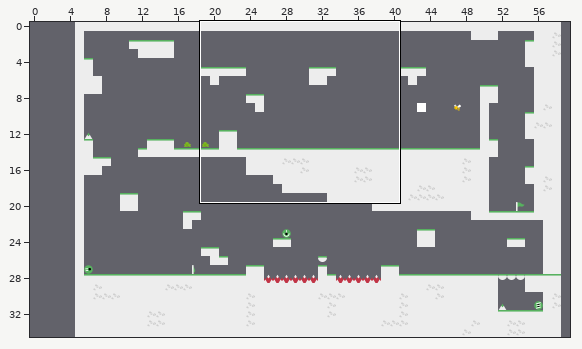
One commit to this Tiled map (JSON): cricket/assets/maps/level5.json. Above: a wide view before the commit, with the close-up outlined.
Close-up. First the earlier version:
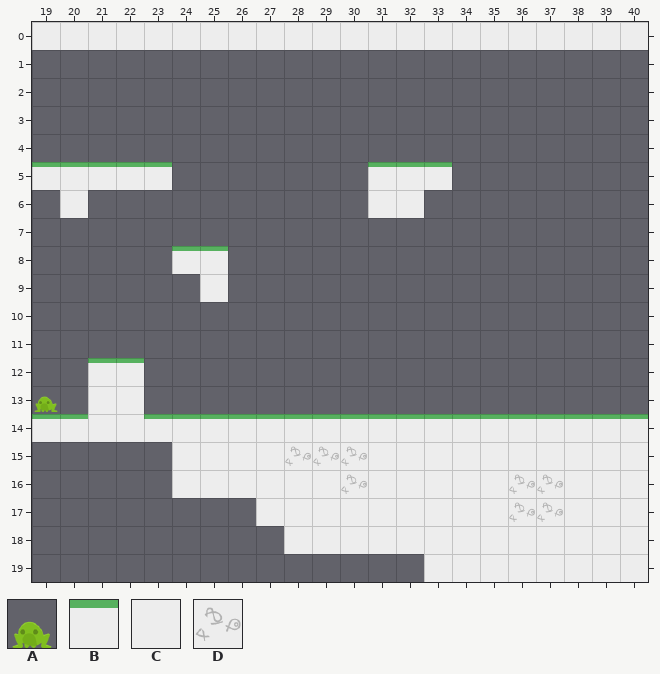
Cells are 64x64 px. Shown: x 19..40, y 0..19. The commit also changed other parts of the map, which this record leaves out. The old version is drawn lined up with the new one.
Key: from "enemyTileset": A 0; from "tileset": B 1, C 2, D 3.
_ is an empty cell.
Objects are placed by their top-left corner, in cells (3,4 is the top-left corner of cell 3,4); size is 1x1 cell unless given.
Layers that did not change in this view are not listed.
Layer "Tile Layer 1" before, first column x 19:
 0 CCCCCCCCCCCCCCCCCCCCCC
 1 ______________________
 2 ______________________
 3 ______________________
 4 ______________________
 5 BBBBB_______BBB_______
 6 _C__________CC________
 7 ______________________
 8 _____BB_______________
 9 ______C_______________
10 ______________________
11 ______________________
12 __BB__________________
13 __CC__________________
14 BBCCBBBBBBBBBBBBBBBBBB
15 _____CCCCDDDCCCCCCCCCC
16 _____CCCCCCDCCCCCDDCCC
17 ________CCCCCCCCCDDCCC
18 _________CCCCCCCCCCCCC
19 ______________CCCCCCCC
Objects on layer "enemies" before:
A "frog" at 19,12.9
Now the later version:
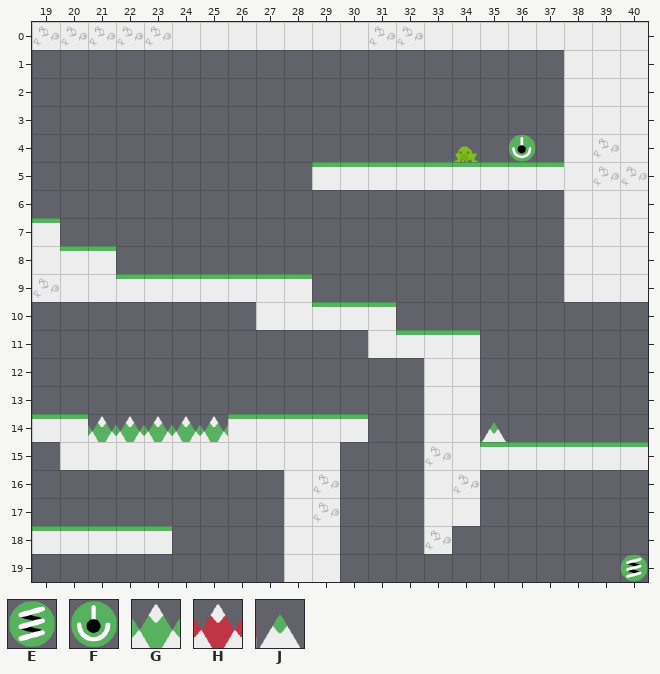
Further tiles: from "tileset": E 5, F 7, G 9, H 10, J 11.
Edits made:
Changed rows in their new state; . is an unchanged cell.
map size 54x35 -> 60x35 cells (old content now starts at 5,0; both pictures use the new coordinates)
Layer "Tile Layer 1":
first column x 19:
 0 DDDDD.......DD........
 1 ...................CCC
 2 ...................CCC
 3 ...................CCC
 4 ...................CDC
 5 _____.....BB...BBBBCDD
 6 ._..........__.....CCC
 7 B..................CCC
 8 CBB..__............CCC
 9 DCCBBBBBBB.........CCC
10 ........CCBBB.........
11 ............CBBB......
12 ..__..........CC......
13 ..__..........CC......
14 .._____.....__CC______
15 .CCCC....CC___D.BBBBBB
16 .....____.D___.D______
17 ........_.D___..______
18 BBBBB......___D_______
19 .........CC...________
Layer "lethalBlocks":
changed: outside this view -> G "water" at 21,14
added: G "water" at 22,14
added: G "water" at 23,14
added: G "water" at 24,14
added: G "water" at 25,14
added: J "spike" at 35,14
Layer "supers":
added: F "stomp" at 36,4
added: E "highJump" at 40,19
Layer "enemies":
added: A "frog" at 34,4
removed: A "frog" at 19,12.9
Pixel boxes of the changes (left, top, right, bottom) in both close-ups:
changed: (33, 26, 171, 46)
changed: (369, 26, 423, 46)
changed: (32, 50, 648, 582)
